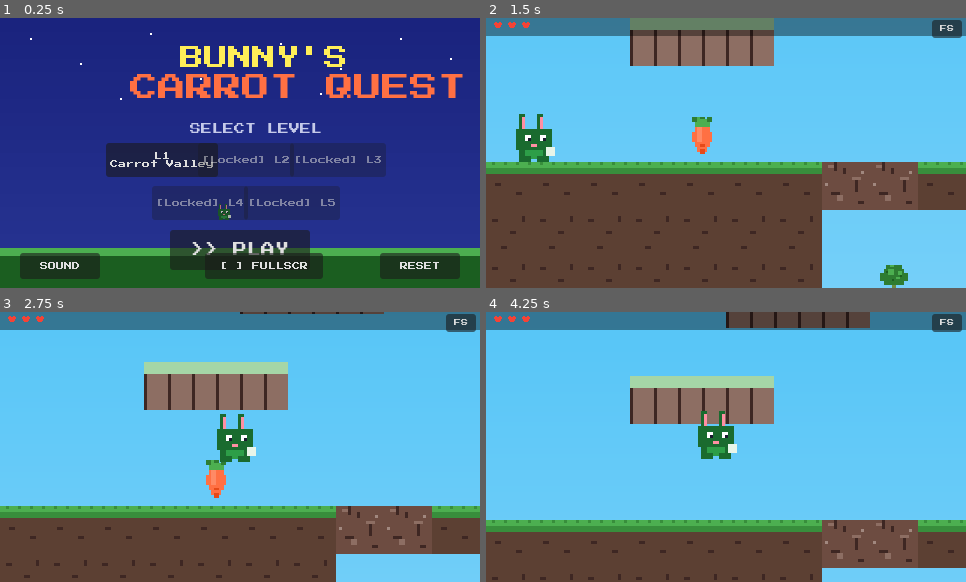
Above: before the commit, frames 1-4 (two rows, left to right).
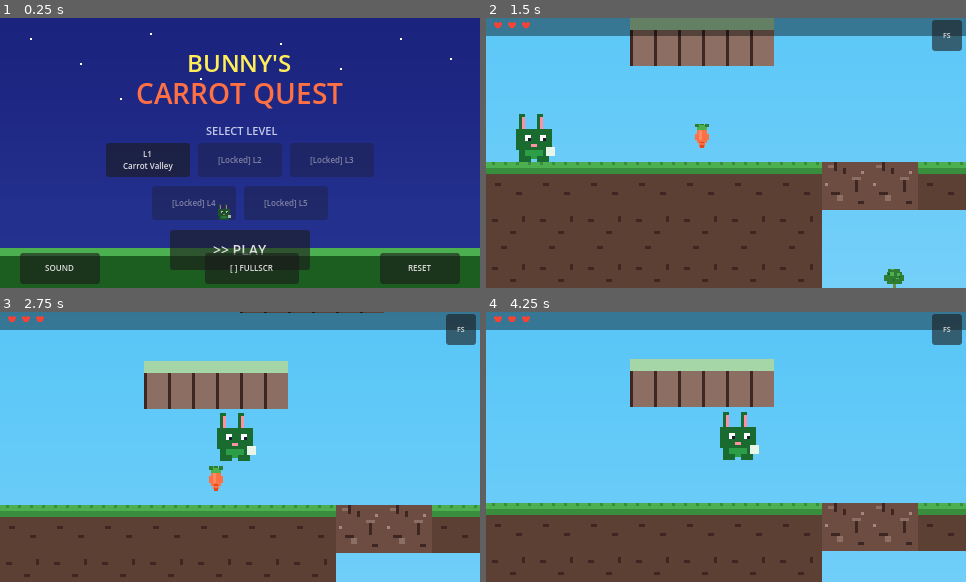
Above: after the commit, the same moments.

Repository: scott-murray/Hem
Game: Godot game, scene res://scenes/boot.tscn
The game is run twice, just before and just after one commit, with the same random seed, the same clock (stepped at 60 frames per second) and the same inputs.
Inputs (mouse positions are in pixels of both pictures, inside the frame that each line leads up to):
- Up to frame 1 (0.25 s): no input
- Up to frame 2 (1.5 s): click "L1 Carrot Valley" at 0.5 s; move the mouse to (726, 153) at 1.27 s; hold Right (move_right) from 1.28 s (still down); tap Down (dig) at 1.35 s; click (726, 153) at 1.42 s
- Up to frame 3 (2.75 s): keep holding Right (move_right); tap Space (jump) at 1.52, 2.27 s; move the mouse to (144, 460) at 2.02 s; tap Down (dig) at 2.1 s
- Up to frame 4 (4.25 s): move the mouse to (774, 387) at 2.77 s; release Right (move_right) at 2.78 s; hold Left (move_left) 2.78-3.53 s; tap Down (dig) at 2.85, 3.6 s; move the mouse to (702, 501) at 3.52 s; hold Right (move_right) from 3.53 s (still down); click (702, 501) at 3.67 s; tap Space (jump) at 3.77 s

The runs differ from the first frame. In frame 1, 11% of the frame differs, in the area x 4-97%, y 10-99%; in frame 2, 0.9%; in frame 3, 2.9%; in frame 4, 22%, in the area x 0-100%, y 0-100%.
Error in both runs: Trying to assign value of type 'CanvasLayer' to a variable of type 'Control'. (res://scripts/game_controller.gd:28)

Commit message:
fix: UI centered — viewport stretch makes layout space 480x270 directly
Root cause: with viewport stretch mode, Control layout space IS the
480x270 base resolution. My earlier 'stage centering' offset UI into
the window's 960x540 space, breaking both the menu and puzzle overlay.

Fixes:
- start_screen: removed stage offset — elements at 480x270 coords
  render centered automatically (verified: title center 479 vs 480)
- game_ui: HUD stage at (0,0) in 480x270 canvas space
- puzzle overlay: position (0,0) size 480x270 (verified: panel
  640x380 at window center)
- Removed global Press Start 2P theme — too wide at layout sizes
  (1em/char vs monospace 0.6em) causing text overflow and overlap
- One-way collision on platform tiles (shape.one_way_collision)
- Small carrot scale 1.65 matching web (0.55 x 3)

Co-Authored-By: Claude <noreply@anthropic.com>

Diff:
--- a/godot/project.godot
+++ b/godot/project.godot
@@ -32,10 +32,6 @@
 [editor_plugins]
 
 enabled=PackedStringArray()
-
-[gui]
-
-theme/custom="res://theme.tres"
 
 [input]
 
--- a/godot/scripts/game_controller.gd
+++ b/godot/scripts/game_controller.gd
@@ -140,10 +140,9 @@
 				sprite.centered = true
 				body.add_child(sprite)
 
-				# Platform is one-way
+				# Platform is one-way (pass through from below, land on top)
 				if ch == "P":
-					body.collision_layer = 2
-					body.set_meta("one_way", true)
+					shape.one_way_collision = true
 
 				ground_parent.add_child(body)
 
@@ -188,7 +187,8 @@
 	if tex:
 		var sprite := Sprite2D.new()
 		sprite.texture = tex
-		sprite.scale = Vector2(2.5, 2.5) if texture_key == "carrot" else Vector2(2, 2)
+		# Match web scale: small carrot = 0.55 * 3 = 1.65, broccoli = 1.5
+		sprite.scale = Vector2(1.65, 1.65) if texture_key == "carrot" else Vector2(1.5, 1.5)
 		sprite.centered = true
 		area.add_child(sprite)
 		# Bob animation
@@ -273,7 +273,7 @@
 	var overlay := Control.new()
 	overlay.set_script(PuzzleOverlayScript)
 	overlay.size = Vector2(480, 270)
-	overlay.position = Vector2.ZERO
+	overlay.position = Vector2.ZERO  # viewport-stretch layout space is 480x270
 	overlay.mouse_filter = Control.MOUSE_FILTER_STOP
 	$UI.add_child(overlay)
 	print("[GameController] overlay script: ", overlay.get_script())
--- a/godot/scripts/game_ui.gd
+++ b/godot/scripts/game_ui.gd
@@ -9,6 +9,7 @@
 const GAME_H := 270.0
 
 var _hearts: Array = []
+var _stage: Control
 var _hearts_node: Control
 var _level_label: Label
 var _carrot_icon: TextureRect
@@ -18,6 +19,10 @@
 
 
 func _ready() -> void:
+	# With viewport stretch the CanvasLayer layout space IS 480x270.
+	_stage = Control.new()
+	_stage.size = Vector2(480, 270)
+	add_child(_stage)
 	_build_hud()
 	SignalBus.collected_carrot.connect(_on_carrot)
 	SignalBus.collected_broccoli.connect(_on_broccoli)
@@ -30,7 +35,7 @@
 	bar.color = Color(0, 0, 0, 0.4)
 	bar.set_anchors_and_offsets_preset(Control.PRESET_TOP_WIDE)
 	bar.offset_bottom = 18
-	add_child(bar)
+	_stage.add_child(bar)
 
 	# Level name
 	_level_label = Label.new()
@@ -39,12 +44,12 @@
 	_level_label.position = Vector2(GAME_W / 2 - 60, 2)
 	_level_label.size = Vector2(120, 14)
 	_level_label.horizontal_alignment = HORIZONTAL_ALIGNMENT_CENTER
-	add_child(_level_label)
+	_stage.add_child(_level_label)
 
 	# Hearts
 	_hearts_node = Control.new()
 	_hearts_node.position = Vector2(8, 2)
-	add_child(_hearts_node)
+	_stage.add_child(_hearts_node)
 	for i in 3:
 		var tex := SpriteGenerator.get_texture("heart_full")
 		if tex:
@@ -67,7 +72,7 @@
 	_carrot_icon.position = Vector2(56, 2)
 	_carrot_icon.size = Vector2(12, 12)
 	_carrot_icon.visible = false
-	add_child(_carrot_icon)
+	_stage.add_child(_carrot_icon)
 
 	_carrot_label = Label.new()
 	_carrot_label.add_theme_font_size_override("font_size", 9)
@@ -75,7 +80,7 @@
 	_carrot_label.position = Vector2(70, 2)
 	_carrot_label.size = Vector2(40, 14)
 	_carrot_label.visible = false
-	add_child(_carrot_label)
+	_stage.add_child(_carrot_label)
 
 	# Broccoli counter
 	_broccoli_icon = TextureRect.new()
@@ -87,7 +92,7 @@
 	_broccoli_icon.position = Vector2(104, 2)
 	_broccoli_icon.size = Vector2(12, 12)
 	_broccoli_icon.visible = false
-	add_child(_broccoli_icon)
+	_stage.add_child(_broccoli_icon)
 
 	_broccoli_label = Label.new()
 	_broccoli_label.add_theme_font_size_override("font_size", 9)
@@ -95,7 +100,7 @@
 	_broccoli_label.position = Vector2(118, 2)
 	_broccoli_label.size = Vector2(40, 14)
 	_broccoli_label.visible = false
-	add_child(_broccoli_label)
+	_stage.add_child(_broccoli_label)
 
 	# Fullscreen toggle
 	var fs := Button.new()
@@ -109,7 +114,7 @@
 		else:
 			DisplayServer.window_set_mode(DisplayServer.WINDOW_MODE_FULLSCREEN)
 	)
-	add_child(fs)
+	_stage.add_child(fs)
 
 
 func set_level_name(name: String) -> void:
--- a/godot/scripts/start_screen.gd
+++ b/godot/scripts/start_screen.gd
@@ -11,9 +11,14 @@
 const LEVEL_NAMES := ["Carrot Valley", "Fox Forest", "Crystal Caves", "Burrow Depths", "Sky Gardens"]
 
 var _confirm_reset := false
+var _stage: Control
 
 
 func _ready() -> void:
+	# With viewport stretch mode the Control layout space IS 480x270,
+	# matching the web version coordinates — no stage centering needed.
+	_stage = self
+
 	AudioManager.set_muted(Progress.data.muted)
 	SignalBus.music_change.emit("title")
 	_build_background()
@@ -39,7 +44,7 @@
 		strip.offset_top = i * (GAME_H / steps)
 		strip.offset_bottom = (i + 1) * (GAME_H / steps) + 1
 		bg.add_child(strip)
-	add_child(bg)
+	_stage.add_child(bg)
 
 	# Stars (small white rects)
 	for star in [[30,20],[80,45],[150,15],[200,60],[280,25],[340,50],[400,20],[450,40],[120,80],[320,75]]:
@@ -54,13 +59,13 @@
 	ground.color = Color("1b5e20")
 	ground.set_anchors_and_offsets_preset(Control.PRESET_BOTTOM_WIDE)
 	ground.offset_top = -40
-	add_child(ground)
+	_stage.add_child(ground)
 	var grass := ColorRect.new()
 	grass.color = Color("4caf50")
 	grass.set_anchors_and_offsets_preset(Control.PRESET_BOTTOM_WIDE)
 	grass.offset_top = -40
 	grass.offset_bottom = -32
-	add_child(grass)
+	_stage.add_child(grass)
 
 
 func _build_title() -> void:
@@ -71,7 +76,7 @@
 	title1.position = Vector2(GAME_W / 2 - 60, 28)
 	title1.size = Vector2(120, 30)
 	title1.horizontal_alignment = HORIZONTAL_ALIGNMENT_CENTER
-	add_child(title1)
+	_stage.add_child(title1)
 
 	var title2 := Label.new()
 	title2.text = "CARROT QUEST"
@@ -80,7 +85,7 @@
 	title2.position = Vector2(GAME_W / 2 - 110, 56)
 	title2.size = Vector2(220, 34)
 	title2.horizontal_alignment = HORIZONTAL_ALIGNMENT_CENTER
-	add_child(title2)
+	_stage.add_child(title2)
 
 
 func _build_bunny() -> void:
@@ -92,7 +97,7 @@
 		bunny.stretch_mode = TextureRect.STRETCH_KEEP
 		bunny.position = Vector2(GAME_W / 2 - 24, GAME_H - 84)
 		bunny.size = Vector2(48, 48)
-		add_child(bunny)
+		_stage.add_child(bunny)
 
 
 func _build_level_buttons() -> void:
@@ -103,7 +108,7 @@
 	label.position = Vector2(GAME_W / 2 - 50, 105)
 	label.size = Vector2(100, 16)
 	label.horizontal_alignment = HORIZONTAL_ALIGNMENT_CENTER
-	add_child(label)
+	_stage.add_child(label)
 
 	var btn_w := 84.0
 	var btn_h := 34.0
@@ -141,7 +146,7 @@
 		else:
 			btn.text = "[Locked] L%d" % level
 
-		add_child(btn)
+		_stage.add_child(btn)
 
 
 func _on_level_pressed(level: int) -> void:
@@ -157,7 +162,7 @@
 	btn.position = Vector2((GAME_W - 140) / 2, 212)
 	btn.size = Vector2(140, 40)
 	btn.pressed.connect(_on_play_pressed)
-	add_child(btn)
+	_stage.add_child(btn)
 
 
 func _on_play_pressed() -> void:
@@ -178,7 +183,7 @@
 		AudioManager.set_muted(m)
 		mute.text = "MUTED" if m else "SOUND"
 	)
-	add_child(mute)
+	_stage.add_child(mute)
 
 	# Fullscreen
 	var fs := Button.new()
@@ -192,7 +197,7 @@
 		else:
 			DisplayServer.window_set_mode(DisplayServer.WINDOW_MODE_FULLSCREEN)
 	)
-	add_child(fs)
+	_stage.add_child(fs)
 
 	# Reset
 	var reset := Button.new()
@@ -212,7 +217,7 @@
 			Progress.reset()
 			get_tree().reload_current_scene()
 	)
-	add_child(reset)
+	_stage.add_child(reset)
 
 
 func _get_fullscreen() -> void:
Not shown, changed: docs/godot/index.html
Not shown, changed: docs/godot/index.pck
Not shown, changed: docs/godot/index.service.worker.js
